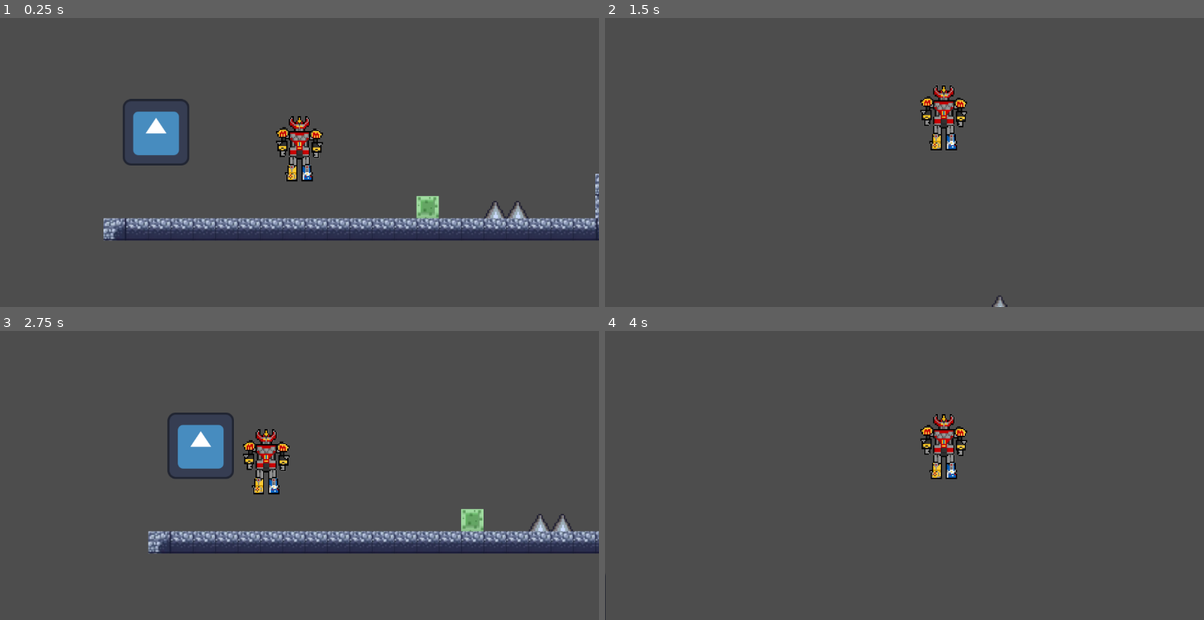
Above: before the commit, frames 1-4 (two rows, left to right).
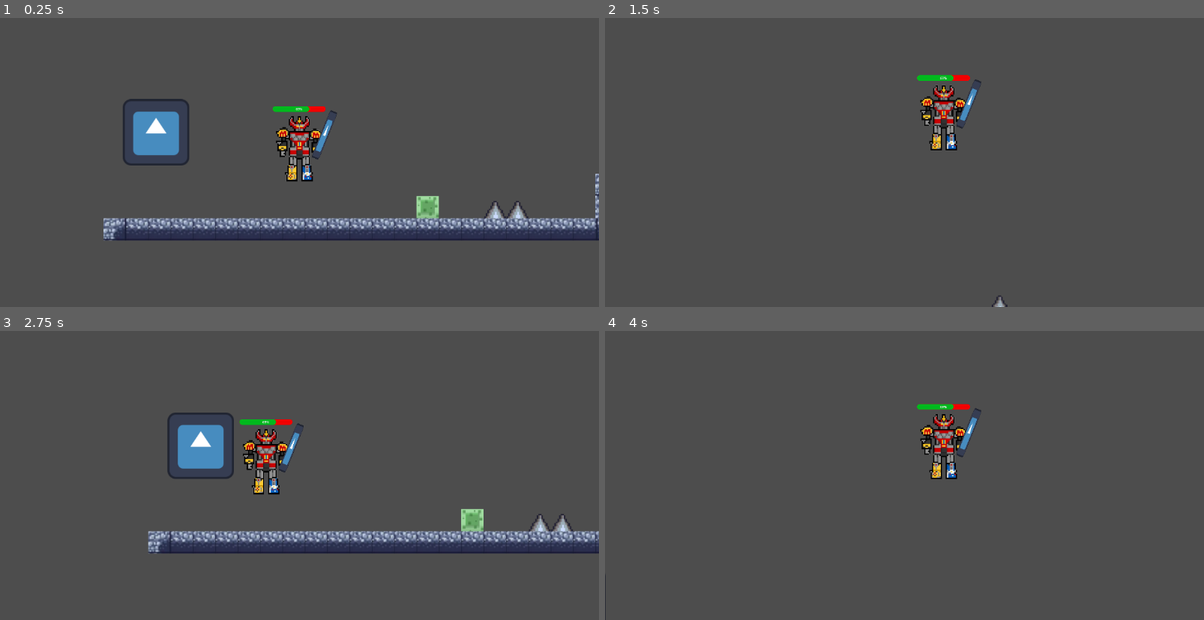
Above: after the commit, the same moments.

Repository: CleaningSoap/daydream
Game: Godot game, scene res://main.tscn
The game is run twice, just before and just after one commit, with the same random seed, the same clock (stepped at 60 frames per second) and the same inputs. The engine's default icon, where the game draws it, is replaced by a stand-in: a white triangle on a blue panel in a dark square.
Inputs (mouse positions are in pixels of both pictures, inside the frame that each line leads up to):
- Up to frame 1 (0.25 s): no input
- Up to frame 2 (1.5 s): move the mouse to (1036, 122) at 0.52 s; hold Right (right) from 0.53 s (still down); click (1036, 122) at 0.6 s; tap Space (jump) at 0.77 s; move the mouse to (784, 156) at 1.27 s; click (784, 156) at 1.35 s
- Up to frame 3 (2.75 s): tap Space (jump) at 1.52 s; move the mouse to (359, 377) at 2.02 s; release Right (right) at 2.03 s; hold A (left) from 2.03 s (still down); click (359, 377) at 2.1 s
- Up to frame 4 (4 s): move the mouse to (874, 518) at 2.77 s; release A (left) at 2.78 s; hold Right (right) from 2.78 s (still down); click (874, 518) at 2.85 s; tap Space (jump) at 3.02, 3.77 s; move the mouse to (1084, 501) at 3.52 s; click (1084, 501) at 3.6 s

The runs differ from the first frame. In frame 1, 0.4% of the frame differs, in the area x 45-57%, y 30-49%; in frame 2, 0.4%; in frame 3, 0.4%; in frame 4, 0.4%.
Error in both runs: Cannot call method 'reload_current_scene' on a null value. (res://player.gd:11)

Commit message:
hp bar
third times the charm right

Diff:
--- a/main.tscn
+++ b/main.tscn
@@ -1,9 +1,10 @@
-[gd_scene load_steps=16 format=4 uid="uid://ut73uxfvl3xa"]
+[gd_scene load_steps=19 format=4 uid="uid://ut73uxfvl3xa"]
 
 [ext_resource type="Script" uid="uid://db4wyjp8rp2xh" path="res://player.gd" id="1_1bvp3"]
 [ext_resource type="Script" uid="uid://div6alnmja763" path="res://main.gd" id="1_272bh"]
 [ext_resource type="Texture2D" uid="uid://dhxlncoktjdv2" path="res://Mech.png" id="2_lquwl"]
 [ext_resource type="Texture2D" uid="uid://b10fsutd1816k" path="res://tileset.png" id="3_7mycd"]
+[ext_resource type="PackedScene" uid="uid://c302s8kgn4su2" path="res://player stuff/sword.tscn" id="4_5vw27"]
 [ext_resource type="Texture2D" uid="uid://bkcar4a23xrgm" path="res://Spike.png" id="4_272bh"]
 [ext_resource type="Texture2D" uid="uid://6sk3b8lq0ohl" path="res://Bounce Tile.png" id="5_lquwl"]
 [ext_resource type="PackedScene" uid="uid://c2gikp4q42goy" path="res://enemyV2.tscn" id="6_7mycd"]
@@ -11,6 +12,20 @@
 [sub_resource type="CapsuleShape2D" id="CapsuleShape2D_1bvp3"]
 radius = 94.99996
 height = 319.99997
+
+[sub_resource type="StyleBoxFlat" id="StyleBoxFlat_kek77"]
+bg_color = Color(0.9490196, 0, 0, 1)
+corner_radius_top_left = 90
+corner_radius_top_right = 90
+corner_radius_bottom_right = 90
+corner_radius_bottom_left = 90
+
+[sub_resource type="StyleBoxFlat" id="StyleBoxFlat_4c57u"]
+bg_color = Color(3.85046e-06, 0.72743124, 0.11247931, 1)
+corner_radius_top_left = 90
+corner_radius_top_right = 90
+corner_radius_bottom_right = 90
+corner_radius_bottom_left = 90
 
 [sub_resource type="TileSetAtlasSource" id="TileSetAtlasSource_1bvp3"]
 texture = ExtResource("3_7mycd")
@@ -221,6 +236,19 @@
 position_smoothing_enabled = true
 position_smoothing_speed = 7.0
 
+[node name="Sword" parent="Player" instance=ExtResource("4_5vw27")]
+position = Vector2(95, -2.5)
+scale = Vector2(0.99999994, 0.99999994)
+
+[node name="ProgressBar" type="ProgressBar" parent="Player"]
+offset_left = -127.5
+offset_top = -205.0
+offset_right = 127.49997
+offset_bottom = -178.0
+theme_override_styles/background = SubResource("StyleBoxFlat_kek77")
+theme_override_styles/fill = SubResource("StyleBoxFlat_4c57u")
+value = 69.0
+
 [node name="TileMapLayer" type="TileMapLayer" parent="."]
 position = Vector2(226, -4.9999924)
 tile_map_data = PackedByteArray("AADy/wQAAAAAAAAAAADz/wQAAAABAAAAAAD0/wQAAAABAAAAAAD1/wQAAAABAAAAAAD2/wQAAAABAAAAAAD3/w …(448 unchanged characters)…
